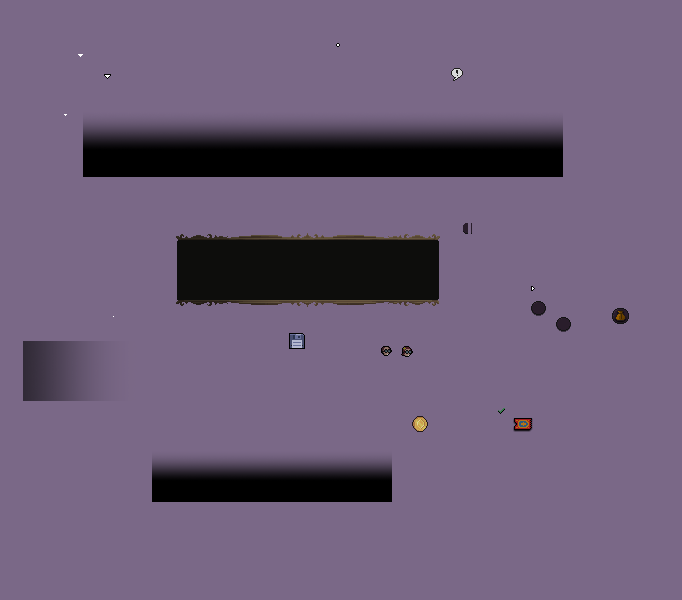
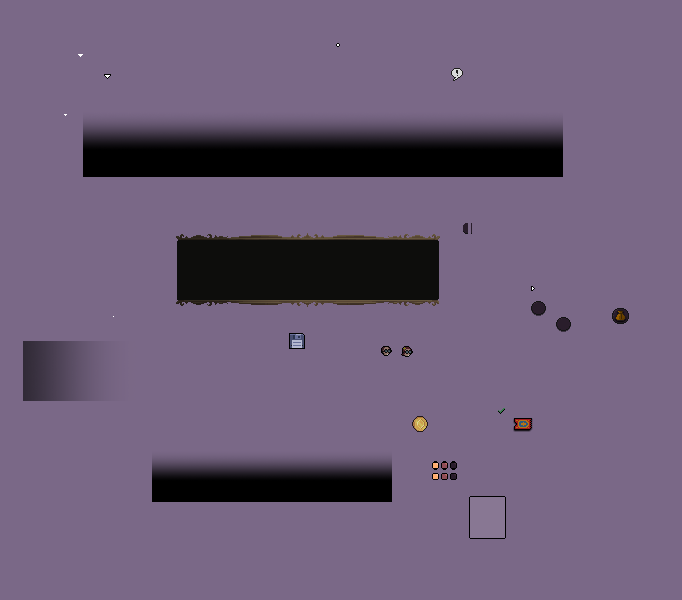
Layered file, before and after one edit (682x600). Changes by layer:
added group "Map" with 12 layers above "UIButton" over [432, 461, 506, 539]
added group "Center" with 3 layers in group "Map" over [432, 461, 457, 470]
added layer "UIMiniMapCurrentRoom.png" in group "Center" over [432, 461, 439, 470]
added layer "UIMiniMapVisitedRoom.png" in group "Center" over [441, 461, 448, 470]
added layer "UIMiniMapNotVisitedRoom.png" in group "Center" over [450, 461, 457, 470]
added group "Side" with 3 layers in group "Map" over [432, 473, 457, 480]
added layer "UIMiniMapCurrentSideRoom.png" in group "Side" over [432, 473, 439, 480]
added layer "UIMiniMapVisitedSideRoom.png" in group "Side" over [441, 473, 448, 480]
added layer "UIMiniMapNotVisitedSideRoom.png" in group "Side" over [450, 473, 457, 480]
added group "UIMiniMapContainer.png" with 2 layers in group "Map" over [469, 496, 506, 539]
added layer "Fill" in group "UIMiniMapContainer.png" over [470, 497, 505, 538]
added layer "Frame" in group "UIMiniMapContainer.png" over [469, 496, 506, 539]
